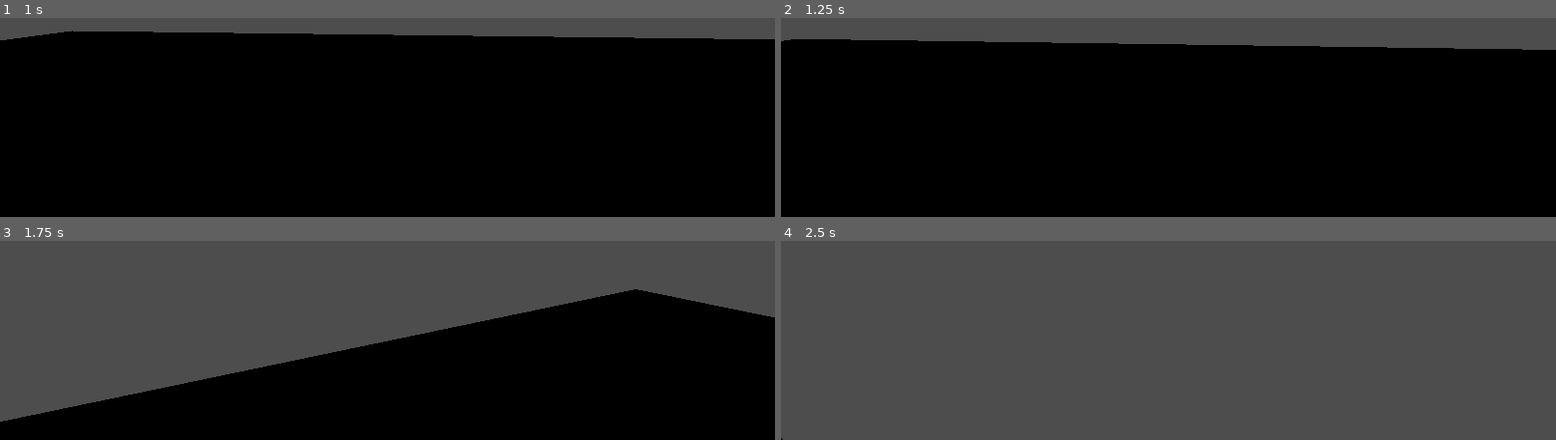
Above: before the commit, frames 1-4 (two rows, left to right).
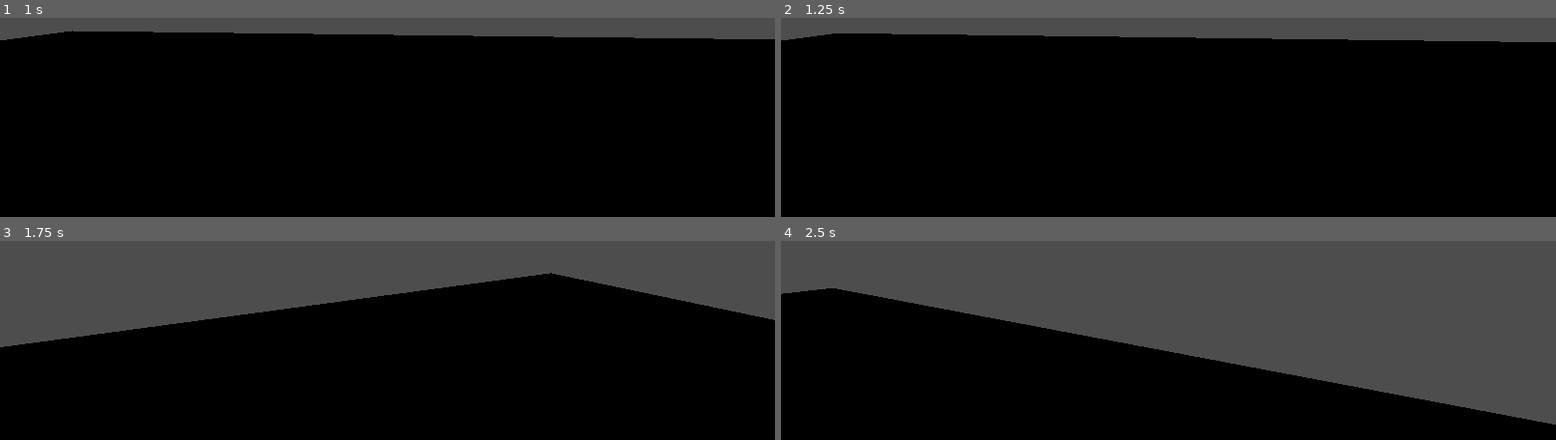
Above: after the commit, the same moments.

Repository: poogert/horror-game-jam-26
Game: Godot game, scene res://level.tscn
Two runs of this game, one before a commit and one after it. Both use one fixed random seed, a clock stepped at 60 frames per second and the inputs below.
Inputs (mouse positions are in pixels of both pictures, inside the frame that each line leads up to):
- Up to frame 1 (1 s): tap Enter (ui_accept) at 0.5, 0.77 s; move the mouse to (outside the picture) at 0.52 s; press the mouse at (outside the picture) at 0.53 s; hold W (forward) from 0.53 s (still down)
- Up to frame 2 (1.25 s): keep holding W (forward)
- Up to frame 3 (1.75 s): keep holding W (forward); move the mouse to (outside the picture) at 1.27 s; release the mouse at (outside the picture) at 1.28 s; click (outside the picture) at 1.35 s; tap Enter (ui_accept) at 1.52 s
- Up to frame 4 (2.5 s): keep holding W (forward); move the mouse to (outside the picture) at 2.02 s; press the mouse at (outside the picture) at 2.03 s

Frame 1 is identical in both runs. In frame 2, 3.3% of the frame differs, in the area x 0-100%, y 7-17%; in frame 3, 20%; in frame 4, 44%, in the area x 0-100%, y 23-100%.

Commit message:
task script activation

Diff:
--- /dev/null
+++ b/generational/Cgame.tscn
@@ -0,0 +1,20 @@
+[gd_scene format=3 uid="uid://728x4dd2goec"]
+
+[ext_resource type="Script" uid="uid://dy60u7620qh4b" path="res://taskScript.gd" id="1_opnd4"]
+
+[sub_resource type="BoxShape3D" id="BoxShape3D_hwta1"]
+
+[sub_resource type="StandardMaterial3D" id="StandardMaterial3D_vonw3"]
+albedo_color = Color(0.9079687, 0.80572295, 0.023288738, 1)
+
+[sub_resource type="BoxMesh" id="BoxMesh_hwta1"]
+material = SubResource("StandardMaterial3D_vonw3")
+
+[node name="computerGame" type="StaticBody3D" unique_id=290227162]
+script = ExtResource("1_opnd4")
+
+[node name="CollisionShape3D" type="CollisionShape3D" parent="." unique_id=1550605513]
+shape = SubResource("BoxShape3D_hwta1")
+
+[node name="MeshInstance3D" type="MeshInstance3D" parent="." unique_id=1998742154]
+mesh = SubResource("BoxMesh_hwta1")
--- a/generational/basicMovement.gd
+++ b/generational/basicMovement.gd
@@ -7,17 +7,24 @@
 
 @onready var head = $Head
 @onready var camera = $Head/Camera3D
+@onready var raycast = $Head/Camera3D/RayCast3D
 
+var collider
 
 func _ready() -> void:
 	add_to_group("player")
 	Input.set_mouse_mode(Input.MOUSE_MODE_CAPTURED)
+func _input(event: InputEvent) -> void:
+	if event.is_action_pressed("interact"):
+		interact(1)
 
 func _unhandled_input(event):
 	if event is InputEventMouseMotion and Input.MOUSE_MODE_CAPTURED:
 		head.rotate_y(-event.relative.x * sensitivity)
 		camera.rotate_x(-event.relative.y * sensitivity)
 		camera.rotation.x = clamp(camera.rotation.x, deg_to_rad(-80),deg_to_rad(85))
+
+
 func _physics_process(delta: float) -> void:
 	# Add the gravity.
 	if not is_on_floor():
@@ -37,3 +44,13 @@
 		velocity.z = move_toward(velocity.z, 0, SPEED)
 
 	move_and_slide()
+
+func interact(task: int):
+	if not raycast.is_colliding():
+		return
+	collider = raycast.get_collider()
+
+	if collider.has_method("gameStart"):
+		collider.gameStart(task)
+	else:
+		print("nope")
--- a/generational/level.tscn
+++ b/generational/level.tscn
@@ -1,6 +1,7 @@
 [gd_scene format=3 uid="uid://cseq8smn0sld7"]
 
 [ext_resource type="PackedScene" uid="uid://bjoytfgmv7oc0" path="res://player.tscn" id="1_u52ul"]
+[ext_resource type="PackedScene" uid="uid://728x4dd2goec" path="res://Cgame.tscn" id="2_vonw3"]
 
 [sub_resource type="BoxShape3D" id="BoxShape3D_hwta1"]
 size = Vector3(32.00154, 1, 32.102295)
@@ -11,6 +12,7 @@
 [node name="Node3D" type="Node3D" unique_id=875277845]
 
 [node name="StaticBody3D" type="StaticBody3D" parent="." unique_id=552144808]
+collision_layer = 2
 
 [node name="CollisionShape3D" type="CollisionShape3D" parent="StaticBody3D" unique_id=1215908441]
 transform = Transform3D(1, 0, 0, 0, 1, 0, 0, 0, 1, -0.014717102, -0.48619056, -0.0018310547)
@@ -21,3 +23,6 @@
 
 [node name="Node3D" parent="." unique_id=1495693189 instance=ExtResource("1_u52ul")]
 transform = Transform3D(1, 0, 0, 0, 1, 0, 0, 0, 1, 0, 4.4301453, 0)
+
+[node name="computerGame" parent="." unique_id=145424173 instance=ExtResource("2_vonw3")]
+transform = Transform3D(1, 0, 0, 0, 1, 0, 0, 0, 1, -0.27669334, 0.5138092, -3.636601)
--- a/generational/player.tscn
+++ b/generational/player.tscn
@@ -5,6 +5,7 @@
 [sub_resource type="CapsuleShape3D" id="CapsuleShape3D_hwta1"]
 
 [node name="Node3D" type="CharacterBody3D" unique_id=1495693189 groups=["player"]]
+collision_mask = 3
 script = ExtResource("1_4flbx")
 
 [node name="CollisionShape3D" type="CollisionShape3D" parent="." unique_id=132151981]
@@ -15,5 +16,10 @@
 [node name="Camera3D" type="Camera3D" parent="Head" unique_id=1383250766]
 transform = Transform3D(1, 0, 0, 0, 1, 0, 0, 0, 1, 0, 0.31093585, -0.15139091)
 
+[node name="RayCast3D" type="RayCast3D" parent="Head/Camera3D" unique_id=145382367]
+transform = Transform3D(1, 0, 0, 0, 1, 0, 0, 0, 1, 0, 0, 0.051252007)
+target_position = Vector3(0, 0, -3)
+collision_mask = 3
+
 [node name="Hand" type="Node3D" parent="." unique_id=816026263]
 transform = Transform3D(1, 0, 0, 0, 1, 0, 0, 0, 1, 0.53477114, 0, -0.31268573)
--- a/generational/project.godot
+++ b/generational/project.godot
@@ -42,6 +42,11 @@
 "events": [Object(InputEventKey,"resource_local_to_scene":false,"resource_name":"","device":-1,"window_id":0,"alt_press …(192 unchanged characters)…
 ]
 }
+interact={
+"deadzone": 0.2,
+"events": [Object(InputEventMouseButton,"resource_local_to_scene":false,"resource_name":"","device":-1,"window_id":0,"alt_pressed":false,"shift_pressed":false,"ctrl_pressed":false,"meta_pressed":false,"button_mask":1,"position":Vector2(55, 6),"global_position":Vector2(64, 54),"factor":1.0,"button_index":1,"canceled":false,"pressed":true,"double_click":false,"script":null)
+]
+}
 
 [layer_names]
 
--- /dev/null
+++ b/generational/taskScript.gd
@@ -0,0 +1,6 @@
+extends Node3D
+
+
+func gameStart(task:int):
+	print("Task number is" + str(task))
+	pass
Not shown, added: generational/taskScript.gd.uid
